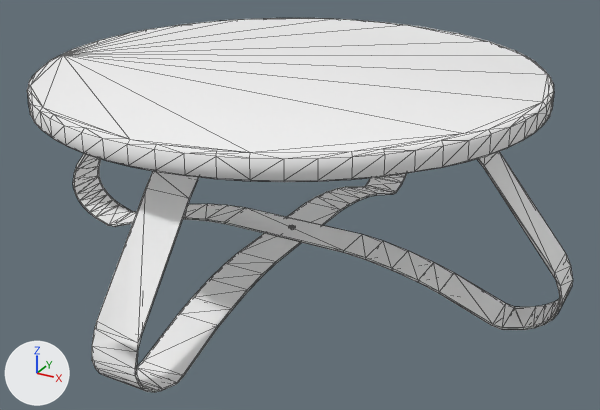
An edit to the glTF model public/media/furniture/round-coffee-table.glb, drawn before and after from the same camera.
The view is the same before and after, from a 50 mm lens placed at (0.89, -1.579, 0.95), pointed at (0.033, -0.019, 0.171). Lighting does not change. The marker at lower left points along +X, +Y and +Z. The picture after the commit comes second. Mesh edges are drawn as thin lines. Where no turn or scale is listed for an object, it has been applied to the vertices. Vertices at exactly the same position are counted once.

Objects in the first picture: 'coffee_table_round_01'.
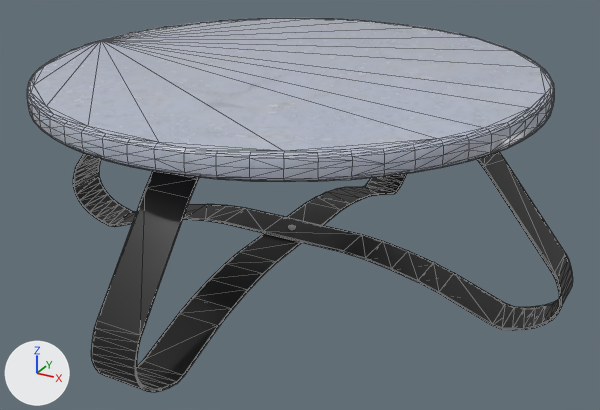
Boxes (x1, y1, x2, y2) around the edits, measured in the pictures (600 x 410 px):
part 1 of me_plane_001, built on
    before: (30, 19, 548, 374)
    after: (27, 18, 573, 392)
part 2 of me_plane_001, recoloured
    both: (75, 152, 559, 391)
part 3 of me_plane_001, recoloured
    both: (54, 100, 551, 182)

Patch to the scene script:
```diff
--- a/public/media/furniture/round-coffee-table.glb.py
+++ b/public/media/furniture/round-coffee-table.glb.py
@@ img_coffee_table_round_01_metal_png_coffee_table_round_01_rough_png @@
+img_coffee_table_round_01_metal_png_coffee_table_round_01_rough_png = load_image('coffee_table_round_01_metal.png-coffee_table_round_01_rough.png', '_unpacked/coffee_table_round_01_metal.png-coffee_table_round_01_rough.png', 1024, 1024, 'Non-Color')
@@ img_coffee_table_round_01_nor_gl_png @@
+img_coffee_table_round_01_nor_gl_png = load_image('coffee_table_round_01_nor_gl.png', '_unpacked/coffee_table_round_01_nor_gl.png', 1024, 1024, 'Non-Color')
@@ img_coffee_table_round_01_diff_png @@
+img_coffee_table_round_01_diff_png = load_image('coffee_table_round_01_diff.png', '_unpacked/coffee_table_round_01_diff.png', 1024, 1024, 'sRGB')
@@ mat_coffee_table_round_01 @@
+mat_coffee_table_round_01 = bpy.data.materials.new('coffee_table_round_01')
+# uses the picture img_coffee_table_round_01_diff_png
+# uses the picture img_coffee_table_round_01_metal_png_coffee_table_round_01_rough_png
+# uses the picture img_coffee_table_round_01_nor_gl_png
@@ me_plane_001 @@
 # used by ob_coffee_table_round_01; location = (0.0, 0.0, 0.245)
-me_plane_001.from_pydata(...)  # 833 vertices, 1498 faces; spans x -0.651..0.651, y -0.651..0.651, z -0.245..0.245
+me_plane_001.from_pydata(...)  # 1602 vertices, 3000 faces; spans x -0.651..0.651, y -0.651..0.651, z -0.245..0.245
+# me_plane_001 part 1: 20 vertices removed from x -0.524..0.643, y -0.641..0.392, z -0.165..0.245; 789 vertices added at x -0.65..0.651, y -0.65..0.65, z -0.245..0.245
+# me_plane_001 part 2: 227 faces spanning x -0.651..0.646, y -0.651..0.651, z -0.245..0.194 switch from mat_frame (white #ffffff) to mat_coffee_table_round_01
+# me_plane_001 part 3: 341 faces spanning x -0.563..0.563, y -0.562..0.563, z 0.185..0.244 switch from mat_stone (white #ffffff) to mat_coffee_table_round_01
```
